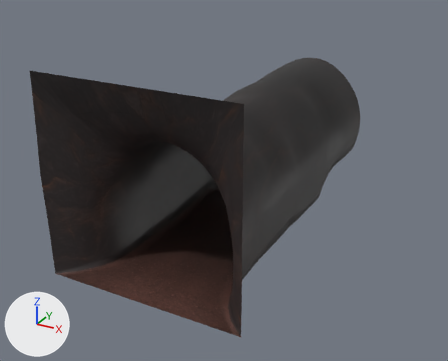
An edit to the Blender file GFX/map/Props/015_entrance_final.blend, drawn before and after from the same camera.
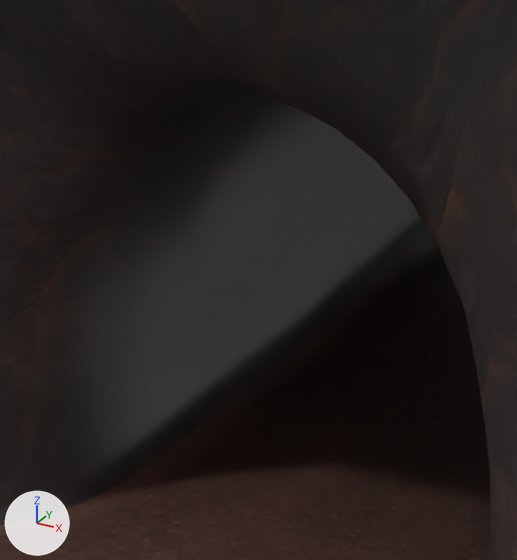
The first picture shows the older version from a 50 mm lens placed at (4.59, -9.09, 5.12), pointed at (-1.23, 1.48, -0.16). The close-ups show the older and then the newer version on the part from 20% to 54% of the width and 32% to 77% of the height of that picture. Only the edits that show in the close-ups are written down. The axes (+X, +Y, +Z) are drawn at lower left. The lights are the same throughout.

The first close-up shows 'u_015_entrance'.
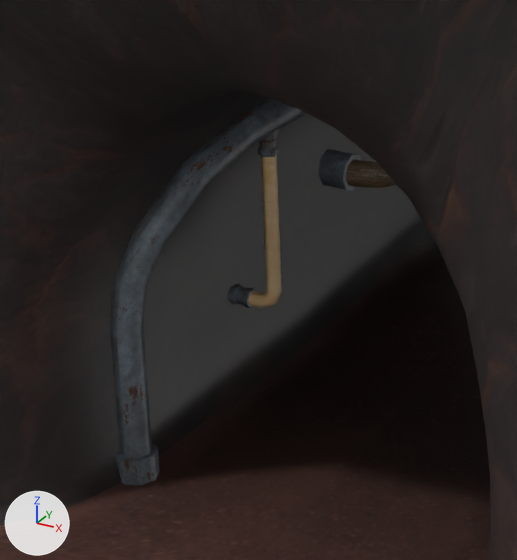
What differs and where, as boxes [x1, y1, x2, y2] in the close-ups (517 x 560 px):
'pipe_1', added: after [110, 98, 306, 485]
'pipe_2', added (brown): after [227, 129, 282, 308]
    faces in mat_bone (picture img_bone_png): [248, 155, 282, 308]
    faces in mat_steel (picture img_steel_png): [227, 129, 279, 308]
'pipe_3', added: after [318, 149, 397, 191]
    faces in mat_steel (picture img_steel_png): [318, 149, 362, 191]
    faces in mat_wood (picture img_wood_png): [346, 159, 397, 188]

Edits to the bpy script that builds the scene:
```text
Add img_wood_png:
    img_wood_png = load_image('wood.png', 'wood.png', 1024, 1024, 'sRGB')
Add img_steel_png:
    img_steel_png = load_image('steel.png', 'steel.png', 1024, 1024, 'sRGB')
Add img_bone_png:
    img_bone_png = load_image('bone.png', 'bone.png', 314, 1177, 'sRGB')
Add mat_wood:
    mat_wood = principled_material('wood')
    mat_wood.texture = img_wood_png
Add mat_steel:
    mat_steel = principled_material('steel')
    mat_steel.texture = img_steel_png
Add mat_bone:
    mat_bone = principled_material('bone')
    mat_bone.texture = img_bone_png
Add me_vert_002:
    me_vert_002.from_pydata(...)  # 96 vertices, 88 faces; spans x -1.05..-0.61, y -0.41..2.69, z 0.25..1.0
    me_vert_002.polygons.foreach_set('use_smooth', [True] * 88)
    # faces by material slot: [32, 56]
    me_vert_002.materials.append(mat_steel)  # picture img_steel_png
    me_vert_002.materials.append(mat_wood)  # picture img_wood_png
Add me_vert_001:
    me_vert_001.from_pydata(...)  # 102 vertices, 96 faces; spans x -1.043..-0.731, y -1.285..-1.183, z 0.505..1.496
    me_vert_001.polygons.foreach_set('use_smooth', [True] * 96)
    # faces by material slot: [72, 24]
    me_vert_001.materials.append(mat_steel)  # picture img_steel_png
    me_vert_001.materials.append(mat_bone)  # picture img_bone_png
Add me_vert:
    me_vert.from_pydata(...)  # 444 vertices, 438 faces; spans x -1.07..0.86, y -2.26..9.21, z -0.02..2.17
    me_vert.polygons.foreach_set('use_smooth', [True] * 438)
    me_vert.materials.append(mat_steel)  # picture img_steel_png
Add ob_pipe_3:
    ob_pipe_3 = bpy.data.objects.new('pipe_3', me_vert_002)
    ob_pipe_3.location = (0.0, 0.0, 0.0)
Add ob_pipe_2:
    ob_pipe_2 = bpy.data.objects.new('pipe_2', me_vert_001)
    ob_pipe_2.location = (0.0, 0.0, 0.0)
Add ob_pipe_1:
    ob_pipe_1 = bpy.data.objects.new('pipe_1', me_vert)
    ob_pipe_1.location = (0.0, 0.0, 0.0)
```
